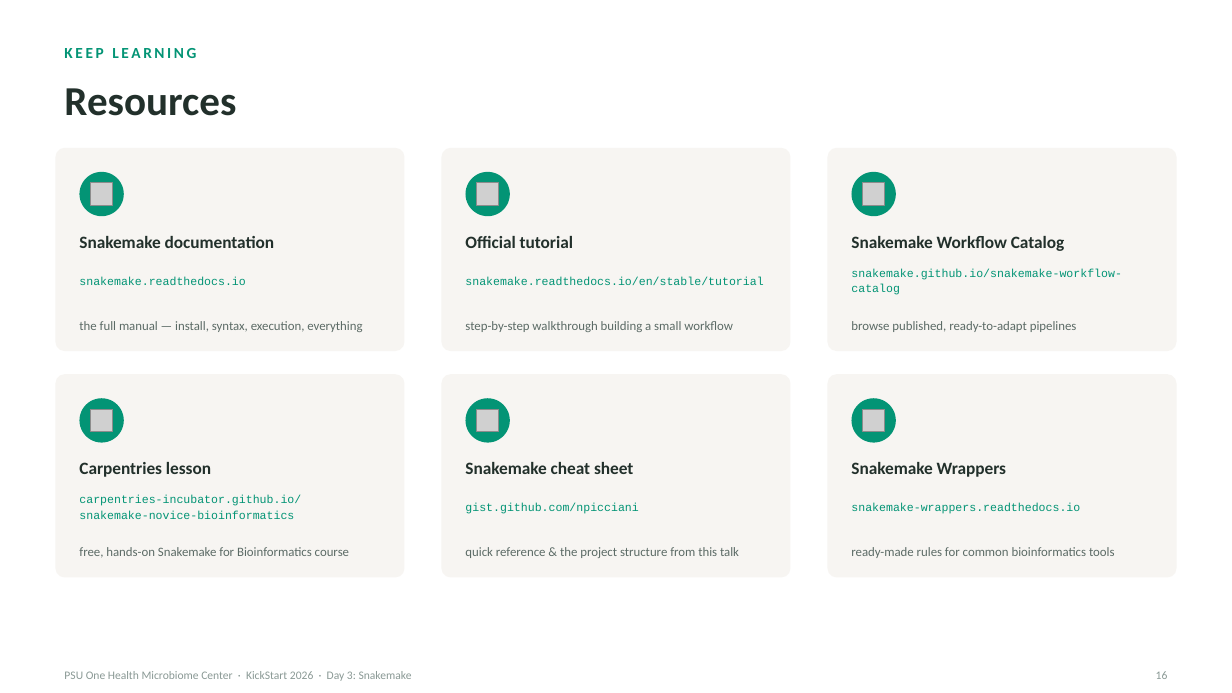
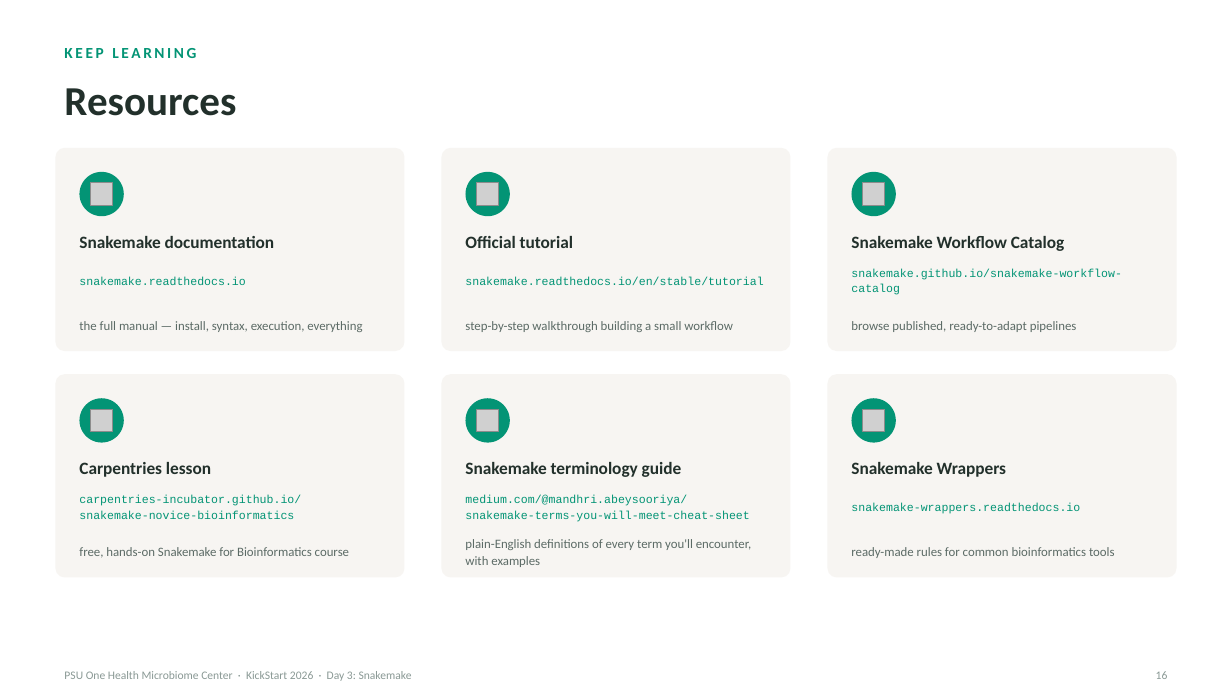
Before and after one commit to Penn-State-Microbiome-Center/KickStart-Workshop-2026, a slide deck: slide 16 of Day3-Shotgun/presentations/2026_Aug_OHMCKickstart_Snakemake.pptx. Drawn at 1232x693 pixels with LibreOffice and Linux fonts; fonts in the diff are those of the drawing; grey boxes stand for pictures. Boxes give left, top, right and bottom in pixels: in the first picture for what was removed or moved away, otherwise in the second. Text is boxed around its words. In the diff, an @@ line names an element or a change of style, - is before the commit and + after.

Commit message:
adding Snakemake resources bullet list to .md file

```diff
--- a/Day3-Shotgun/presentations/2026_Aug_OHMCKickstart_Snakemake.pptx
+++ b/Day3-Shotgun/presentations/2026_Aug_OHMCKickstart_Snakemake.pptx
@@ text at (x1=465, y1=462, x2=682, y2=477): text changed @@
-Snakemake cheat sheet
+Snakemake terminology guide
@@ text at (x1=465, y1=495, x2=749, y2=522): text changed @@
-gist.github.com/npicciani
+medium.com/@mandhri.abeysooriya/
+snakemake-terms-you-will-meet-cheat-sheet
@@ text at (x1=465, y1=539, x2=751, y2=567): text changed @@
-quick reference & the project structure from this talk
+plain-English definitions of every term you'll encounter, with examples
```
Also in this commit, not shown: 2 other files.
